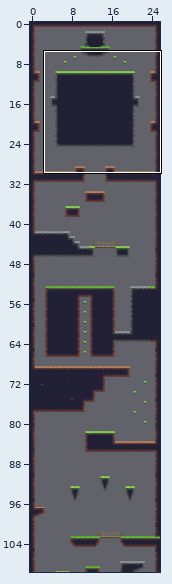
An edit to a level. Tiled map, level1.tmx. Above, an overview of the earlier version with the close-up marked.
Close-up. Old version:
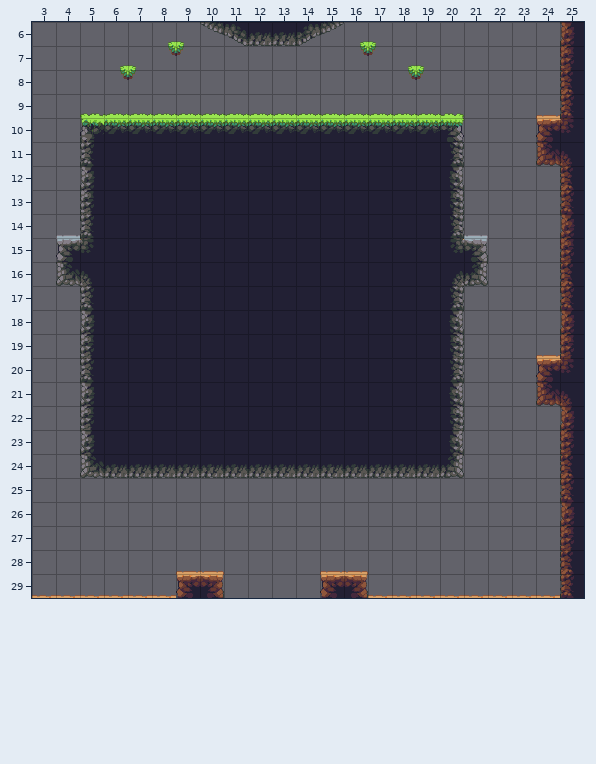
Cells are 32x32 px. Shown: x 3..25, y 6..29. The commit also changed other parts of the map, which this record leaves out. Not drawn, because the pictures are missing: unchanged layer "front".
And afterwards:
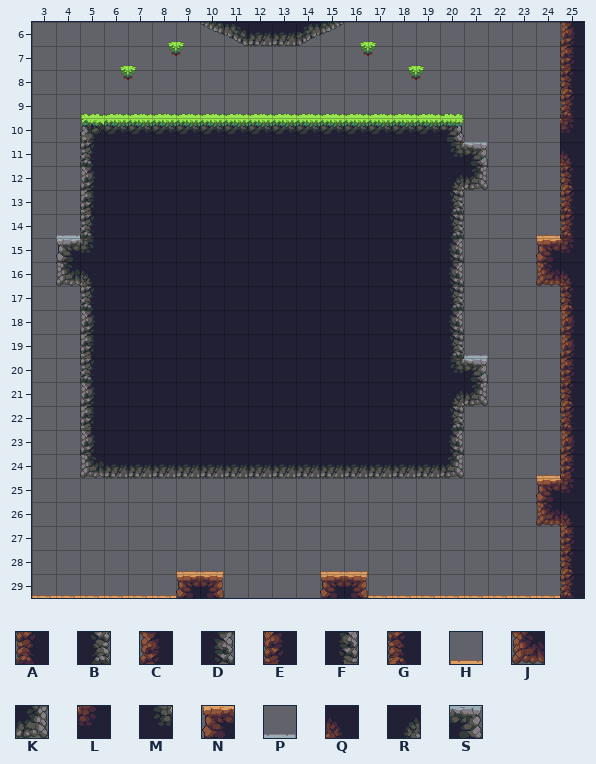
Key: from "Jungle_terrain": A 12, B 15, C 40, D 43, E 68, F 71, G 96, H 224, J 227, K 233, L 237, M 238, N 252, P 282, Q 285, R 290, S 310.
_ is an empty cell.
Edits made:
Layer "map":
The edit turns tile C into tile A in row 14 at x 25; in row 22 at x 25.
The edit turns tile F into tile B in row 13 at x 20; in row 19 at x 20; in row 22 at x 20.
The edit turns tile E into tile C in row 19 at x 25; in row 23 at x 25.
The edit turns tile M into tile D in row 15 at x 20.
The edit turns tile R into tile D in row 16 at x 20.
The edit turns tile G into tile E in row 24 at x 25.
The edit turns tile L into tile E in row 20 at x 25.
The edit turns tile A into tile G in row 17 at x 25.
The edit turns tile Q into tile G in row 21 at x 25.
There is now tile H in row 14 at x 24; in row 24 at x 24.
There is now tile J in row 16 at x 24; in row 26 at x 24.
There is now tile K in row 12 at x 21; in row 21 at x 21.
The edit turns tile A into tile L in row 25 at x 25.
The edit turns tile E into tile L in row 15 at x 25.
The edit turns tile B into tile M in row 11 at x 20; in row 20 at x 20.
There is now tile N in row 15 at x 24; in row 25 at x 24.
There is now tile P in row 19 at x 21.
The edit turns tile C into tile Q in row 26 at x 25.
The edit turns tile G into tile Q in row 16 at x 25.
The edit turns tile D into tile R in row 12 at x 20; in row 21 at x 20.
There is now tile S in row 11 at x 21; in row 20 at x 21.
Tile H is removed in row 9 at x 24; in row 19 at x 24.
Tile J is removed in row 11 at x 24; in row 21 at x 24.
Tile K is removed in row 16 at x 21.
Tile N is removed in row 10 at x 24; in row 20 at x 24.
Tile P is removed in row 14 at x 21.
Tile S is removed in row 15 at x 21.
